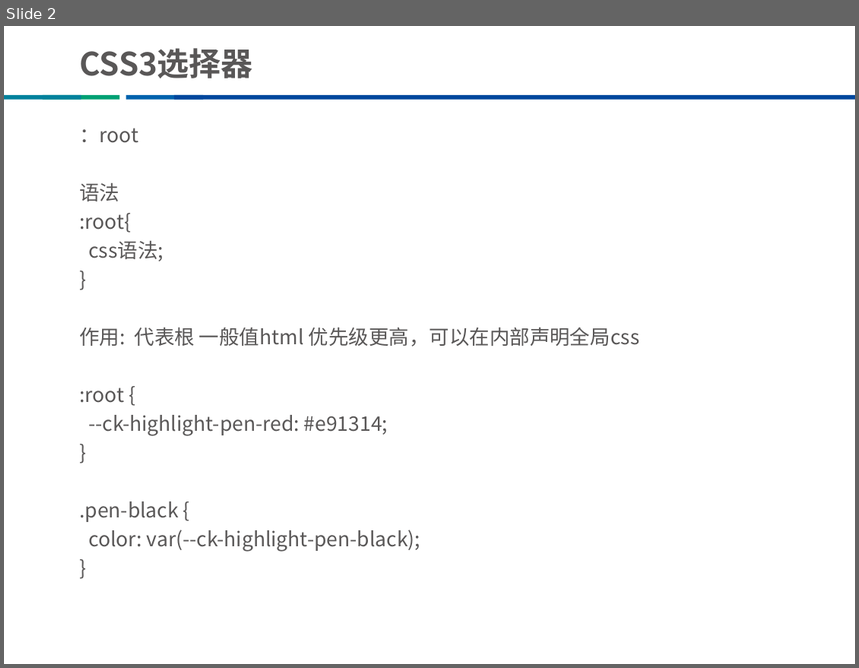
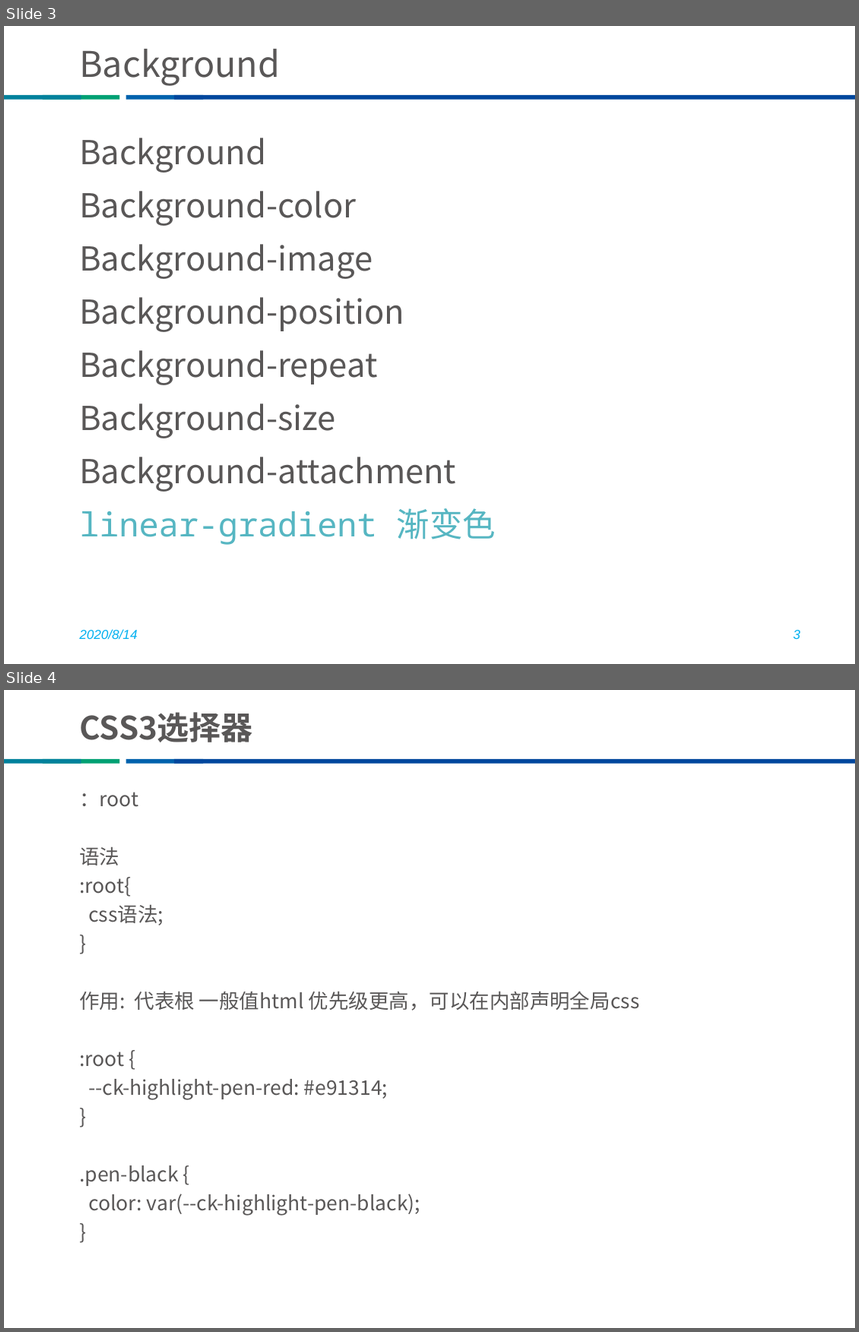
Before and after one commit to he8hepeng/thunisoftCli3, a slide deck: css教案（修改版）.pptx. Shown one above the other, each under a label of ours: slide 2 before the commit, slides 3 and 4 after it. The pictures are 859x668 and 859x1332 pixels, drawn with LibreOffice and Linux fonts; fonts in the diff are those of the drawing; background and template pictures are left out. Boxes give left, top, right and bottom in pixels: in the first picture for what was removed or moved away, otherwise in the second. Text is boxed around its words. In the diff, an @@ line names an element or a change of style, - is before the commit and + after.

```diff
--- a/css教案（修改版）.pptx
+++ b/css教案（修改版）.pptx
@@ slide 3 added at box(4, 26, 855, 664), background #FFFFFF; not listed: 4 template elements that a slide beside it also shows @@
@@ title added at box(79, 49, 280, 86), 30 pt, text #595757 @@
+Background
@@ text added at box(79, 138, 496, 545), 28 pt, text #595757 @@
+Background
+Background-color
+Background-image
+Background-position
+Background-repeat
+Background-size
+Background-attachment
+linear-gradient 渐变色
@@ text added at box(79, 629, 137, 639), 11 pt, text #00B0F0, italic @@
+2020/8/14
@@ page number added at box(794, 630, 801, 639), 11 pt, text #00B0F0, italic @@
+3
@@ what was slide 2 is now slide 4 @@
```
Also in this commit, not shown: 12 slides changed, 1 other slide added, 2 slides removed, 10 other files.
